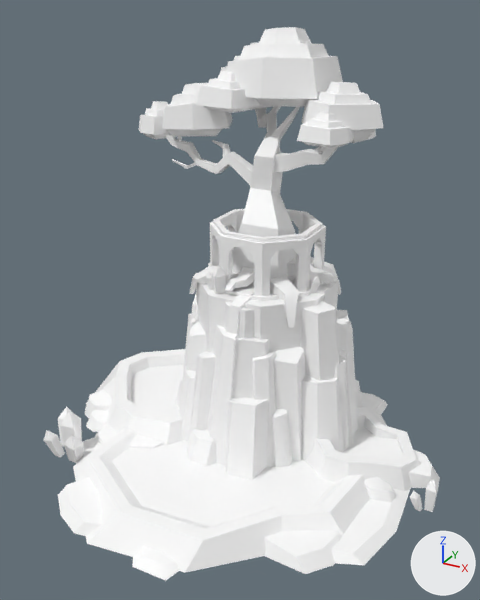
The glTF model assets/synty/simple_fantasy/models/SF_Bld_Elven_Lifetree_02.glb, before and after one commit.
Both versions are drawn from a camera (50 mm lens) standing at (0.173, -0.315, 0.261) and looking at (0.003, -0.006, 0.107). Every picture has the same lights, and +X, +Y and +Z are marked at lower right.

Script lines for the objects in view, before the commit:
```python
mat_lambert1 = bpy.data.materials.new('lambert1')
mat_lambert1.use_nodes = True; mat_lambert1.node_tree.nodes.clear()
_N = mat_lambert1.node_tree.nodes; _L = mat_lambert1.node_tree.links
n0 = _N.new('ShaderNodeBsdfPrincipled'); n0.name = 'Principled BSDF'
n0.inputs[2].default_value = 0.553  # 'Roughness'
n1 = _N.new('ShaderNodeOutputMaterial'); n1.name = 'Material Output'
n2 = _N.new('ShaderNodeVertexColor'); n2.name = 'Color Attribute'
_L.new(n0.outputs[0], n1.inputs[0])  # 'BSDF' to 'Surface'
_L.new(n2.outputs[0], n0.inputs[0])  # 'Color' to 'Base Color'
me_mesh = bpy.data.meshes.new('Mesh')
me_mesh.from_pydata(...)  # 1966 vertices, 2870 faces; spans x -1.39..-1.138, y 5.074..5.306, z -0.005..0.252
me_mesh.materials.append(mat_lambert1)
ob_sf_bld_elven_lifetree_02 = bpy.data.objects.new('SF_Bld_Elven_Lifetree_02', me_mesh)
ob_sf_bld_elven_lifetree_02.location = (1.2638, -5.19, -0.0004)
```
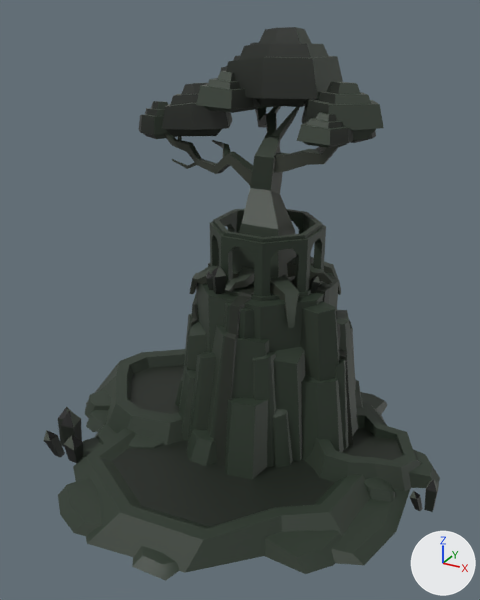
Changed parts and their boxes (x1, y1, x2, y2) in the pictures (480 x 600 px):
```json
{"object": "SF_Bld_Elven_Lifetree_02", "change": "surface changed", "before": [44, 27, 440, 581], "after": [44, 27, 440, 581], "on screen": "white to black"}
```

Edits to the scene script, one JSON object a line:
```json
{"op": "add", "block": "img_undead_footman_01", "code": ["img_undead_footman_01 = load_image('Undead_Footman_01', '_unpacked/Undead_Footman_01', 512, 512, 'sRGB')"]}
{"op": "add", "block": "mat_lambert1", "code": "n3 = _N.new('ShaderNodeMix'); n3.name = 'Mix'"}
{"op": "add", "block": "mat_lambert1", "code": "n3.data_type = 'RGBA'"}
{"op": "add", "block": "mat_lambert1", "code": "n3.blend_type = 'MULTIPLY'"}
{"op": "add", "block": "mat_lambert1", "code": "n3.inputs[0].default_value = 1.0  # 'Factor'"}
{"op": "add", "block": "mat_lambert1", "code": "n4 = _N.new('ShaderNodeTexImage'); n4.name = 'Image Texture'"}
{"op": "add", "block": "mat_lambert1", "code": "n4.image = img_undead_footman_01"}
{"block": "mat_lambert1", "where": "n2 = _N.new('ShaderNodeVertexColor'); n2.name = 'Color Attribute'"}
{"block": "mat_lambert1", "where": "n0 = _N.new('ShaderNodeBsdfPrincipled'); n0.name = 'Principled BSDF'"}
{"op": "remove", "block": "mat_lambert1", "code": "_L.new(n2.outputs[0], n0.inputs[0])  # 'Color' to 'Base Color'"}
{"op": "add", "block": "mat_lambert1", "code": "_L.new(n3.outputs[2], n0.inputs[0])  # 'Result' to 'Base Color'"}
{"op": "add", "block": "mat_lambert1", "code": "_L.new(n2.outputs[0], n3.inputs[7])  # 'Color' to 'B'"}
{"op": "add", "block": "mat_lambert1", "code": "_L.new(n4.outputs[0], n3.inputs[6])  # 'Color' to 'A'"}
```
